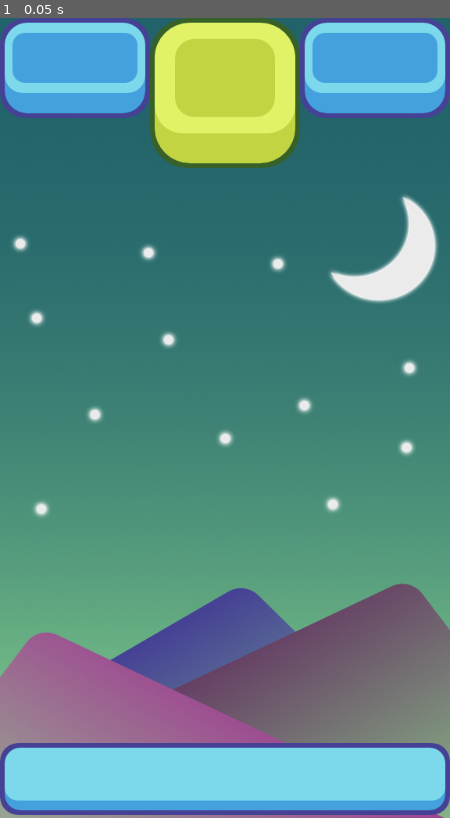
Above: before the commit, frame 1.
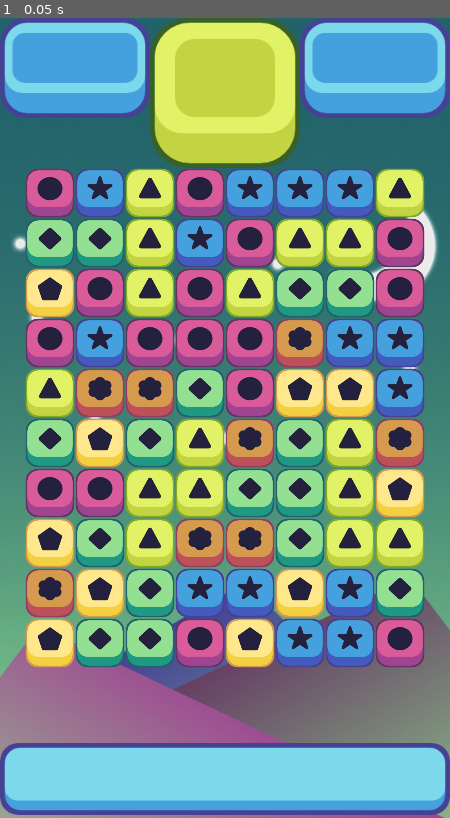
Above: after the commit, the same moment.

Repository: Dukebot/GODOT_PracticeProjects
Game: Godot game, scene res://Scenes/game_window.tscn
Two runs of this game, one before a commit and one after it. Both use one fixed random seed, a clock stepped at 60 frames per second and the inputs below.
Inputs:
- Up to frame 1 (0.05 s): no input

The runs differ from the first frame. In frame 1, 49% of the frame differs, in the area x 5-95%, y 18-82%.

Commit message:
New project TOP DOWN TANK BATTLE from youtube tutorial. Implemented Project Settings and Basic Tank movement Scene.

Diff:
--- a/CandyCrushYoutubeTutorial/Scripts/grid.gd
+++ b/CandyCrushYoutubeTutorial/Scripts/grid.gd
@@ -1,20 +1,29 @@
 extends Node2D
 
 # Grid Variables
-export (int) var width;
-export (int) var height;
-export (int) var x_start;
-export (int) var y_start;
-export (int) var offset;
+export (int) var width
+export (int) var height
+export (int) var x_start
+export (int) var y_start
+export (int) var offset
 
-var all_pieces = [];
+var possible_pieces = [
+	preload("res://Scenes/yellow_piece.tscn"),
+	preload("res://Scenes/blue_piece.tscn"),
+	preload("res://Scenes/pink_piece.tscn"),
+	preload("res://Scenes/orange_piece.tscn"),
+	preload("res://Scenes/green_piece.tscn"),
+	preload("res://Scenes/light_green_piece.tscn")
+]
+
+var all_pieces = []
 
 
 func _ready():
-	all_pieces = make_2d_array()
-	print(all_pieces)
+	all_pieces = make_2d_array(width, height)
+	spawn_pieces(width, height, possible_pieces)
 
-func make_2d_array():
+func make_2d_array(width: int, height: int):
 	var array = [];
 	for i in width:
 		array.append([])
@@ -22,6 +31,22 @@
 			array[i].append(null)
 	return array
 
+func spawn_pieces(width, height, possible_pieces):
+	for i in width:
+		for j in height:
+			#Choose a random number and store it
+			var rand = floor( rand_range(0, possible_pieces.size()) )
+			#Instance that piece from the array
+			var piece = possible_pieces[rand].instance()
+			add_child(piece)
+			piece.position = grid_to_pixel(i, j)
+
+func grid_to_pixel(column, row):
+	var new_x = x_start + offset * column
+	var new_y = y_start + -offset * row
+	return Vector2(new_x, new_y)
+
+
 # Called every frame. 'delta' is the elapsed time since the previous frame.
 #func _process(delta):
 #	pass
Not shown, added: TopDown_TankBattle_YoutubeTutorial/assets/UI/barHorizontal_blue_left.png
Not shown, added: TopDown_TankBattle_YoutubeTutorial/assets/UI/barHorizontal_blue_left.png.import
Not shown, added: TopDown_TankBattle_YoutubeTutorial/assets/UI/barHorizontal_blue_mid.png
Not shown, added: TopDown_TankBattle_YoutubeTutorial/assets/UI/barHorizontal_blue_mid.png.import
Not shown, added: TopDown_TankBattle_YoutubeTutorial/assets/UI/barHorizontal_blue_right.png
Not shown, added: TopDown_TankBattle_YoutubeTutorial/assets/UI/barHorizontal_blue_right.png.import
Not shown, added: TopDown_TankBattle_YoutubeTutorial/assets/UI/barHorizontal_green_left.png
Not shown, added: TopDown_TankBattle_YoutubeTutorial/assets/UI/barHorizontal_green_left.png.import
Not shown, added: TopDown_TankBattle_YoutubeTutorial/assets/UI/barHorizontal_green_mid 200.png
Not shown, added: TopDown_TankBattle_YoutubeTutorial/assets/UI/barHorizontal_green_mid 200.png.import
Not shown, added: TopDown_TankBattle_YoutubeTutorial/assets/UI/barHorizontal_green_mid.png
Not shown, added: TopDown_TankBattle_YoutubeTutorial/assets/UI/barHorizontal_green_mid.png.import
(and 188 more such lines)
